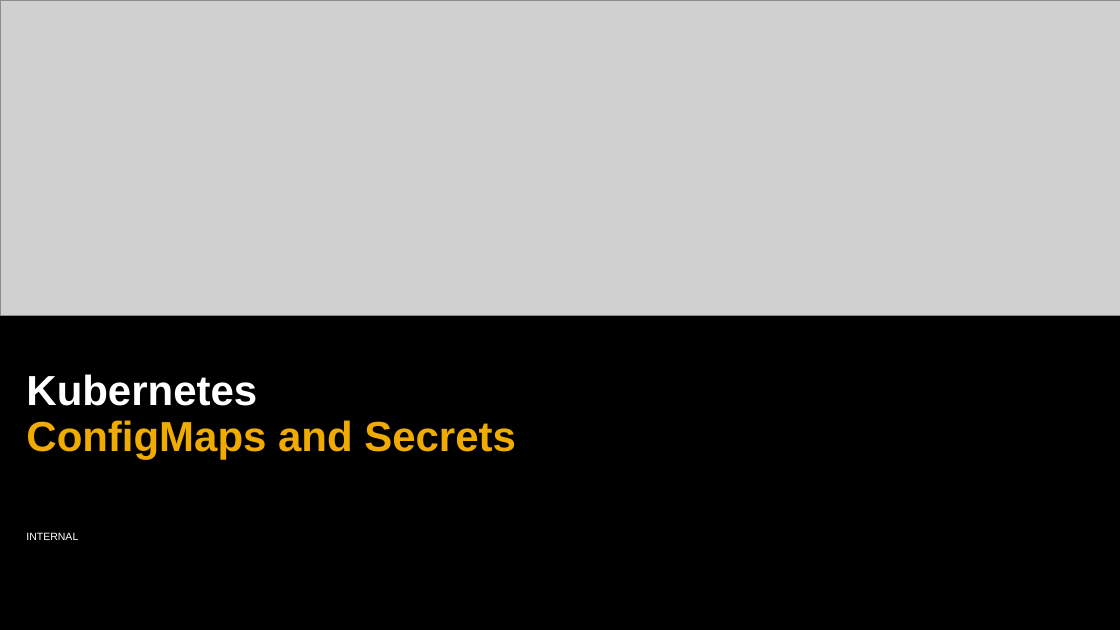
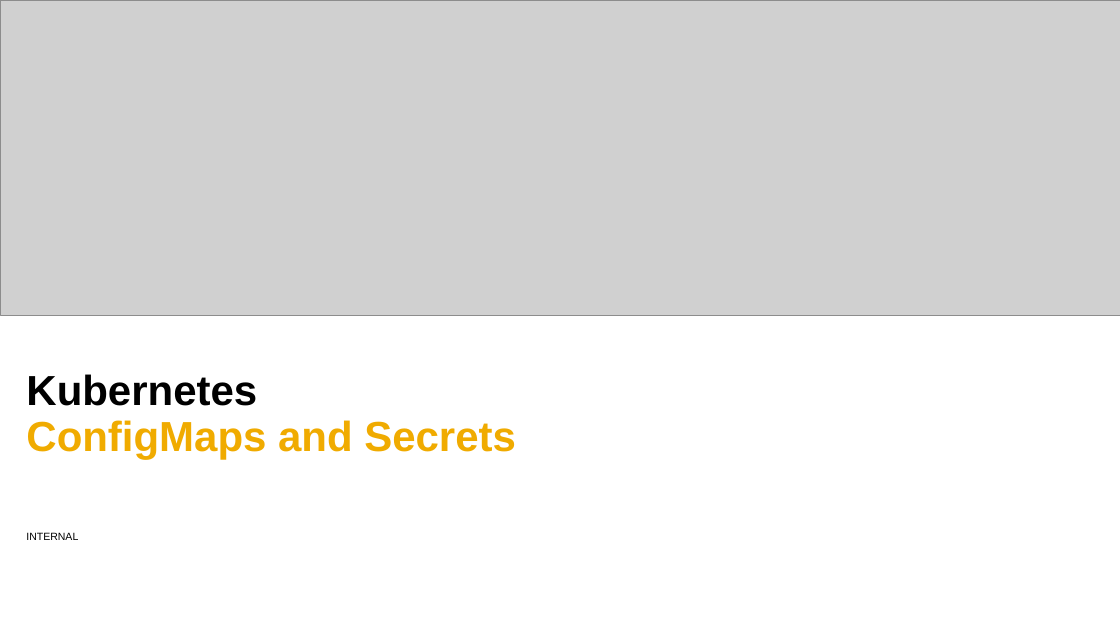
Before and after one commit to cuijiyao01/docker-k8s-training, a slide deck: slide 1 of kubernetes/07_configmap_secrets.pptx. Drawn at 1120x630 pixels with LibreOffice and Linux fonts; fonts in the diff are those of the drawing; grey boxes stand for pictures; background and template pictures are left out. Boxes give left, top, right and bottom in pixels: in the first picture for what was removed or moved away, otherwise in the second. Text is boxed around its words. In the diff, an @@ line names an element or a change of style, - is before the commit and + after.

Commit message:
switch to white background

```diff
--- a/kubernetes/07_configmap_secrets.pptx
+++ b/kubernetes/07_configmap_secrets.pptx
@@ background #000000 to #FFFFFF @@
@@ text "Kubernetes ConfigMaps and Secrets" at (26,374,516,459): text colour #FFFFFF to #000000 in "Kubernetes" @@
@@ text "INTERNAL" at (26,532,78,540): text colour #FFFFFF to #000000 @@
```
Also in this commit, not shown: 8 other slides changed, 3 slides added, 2 slides removed.
